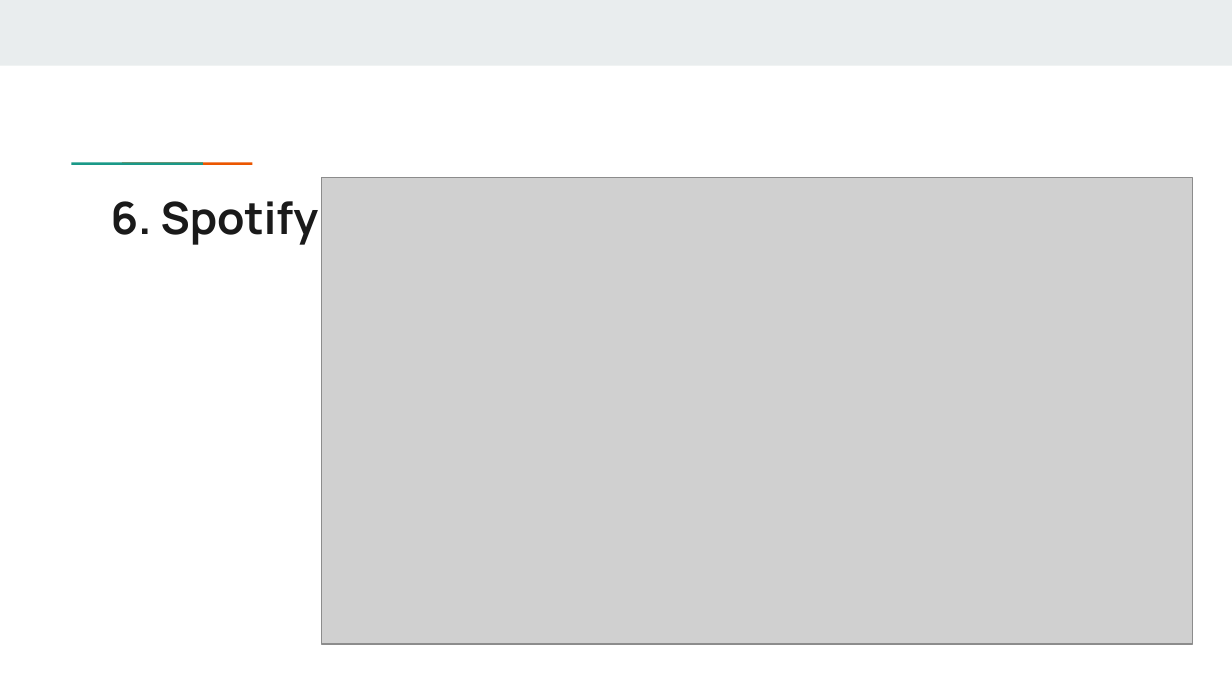
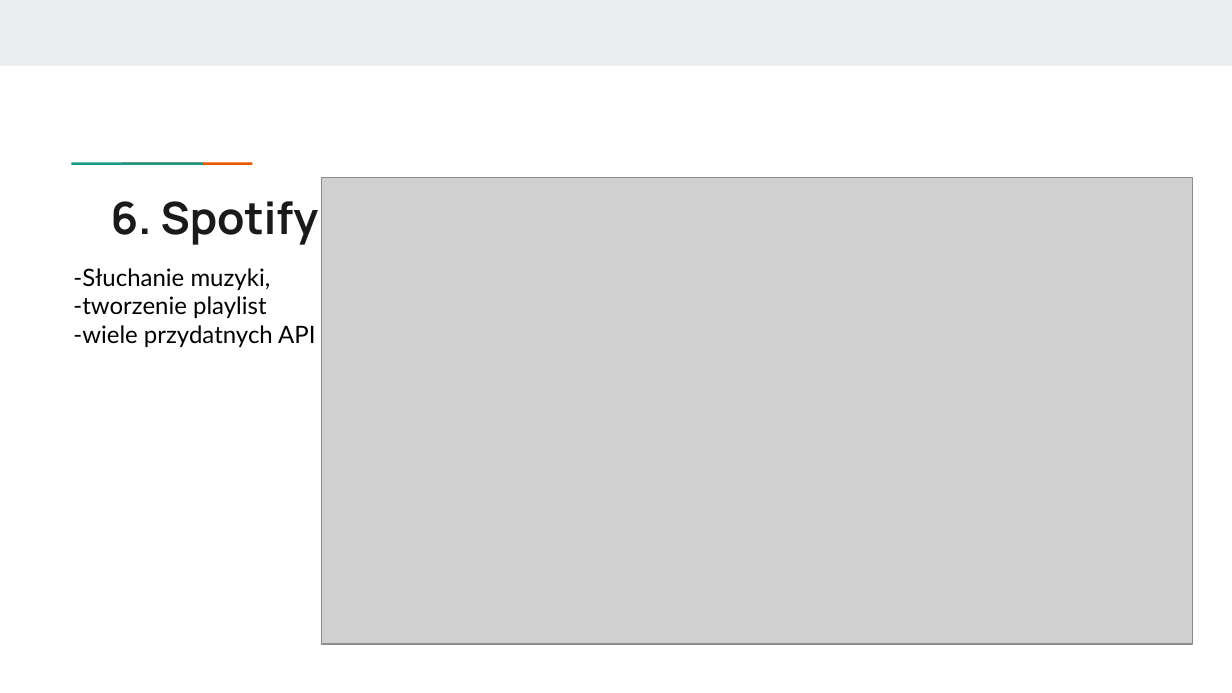
Before and after one commit to pawelmusiol/WDI, a slide deck: slide 8 of moduł 2/moduł 2.pptx. Drawn at 1232x693 pixels with LibreOffice and Linux fonts; fonts in the diff are those of the drawing; grey boxes stand for pictures. Boxes give left, top, right and bottom in pixels: in the first picture for what was removed or moved away, otherwise in the second. Text is boxed around its words. In the diff, an @@ line names an element or a change of style, - is before the commit and + after.

```diff
--- a/moduł 2/moduł 2.pptx
+++ b/moduł 2/moduł 2.pptx
@@ text added at <box>73,268,315,347</box>, 14 pt, text #000000 @@
+-Słuchanie muzyki,
+-tworzenie playlist
+-wiele przydatnych API
```
Also in this commit, not shown: 8 other slides changed, 1 other file.
